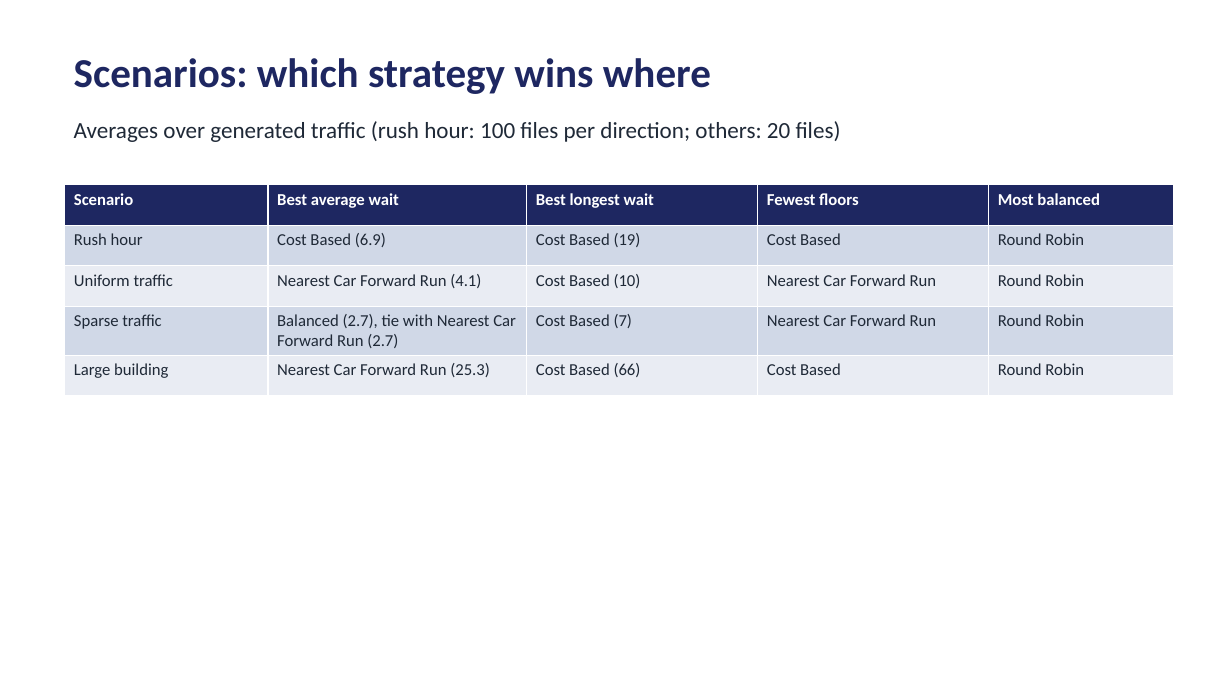
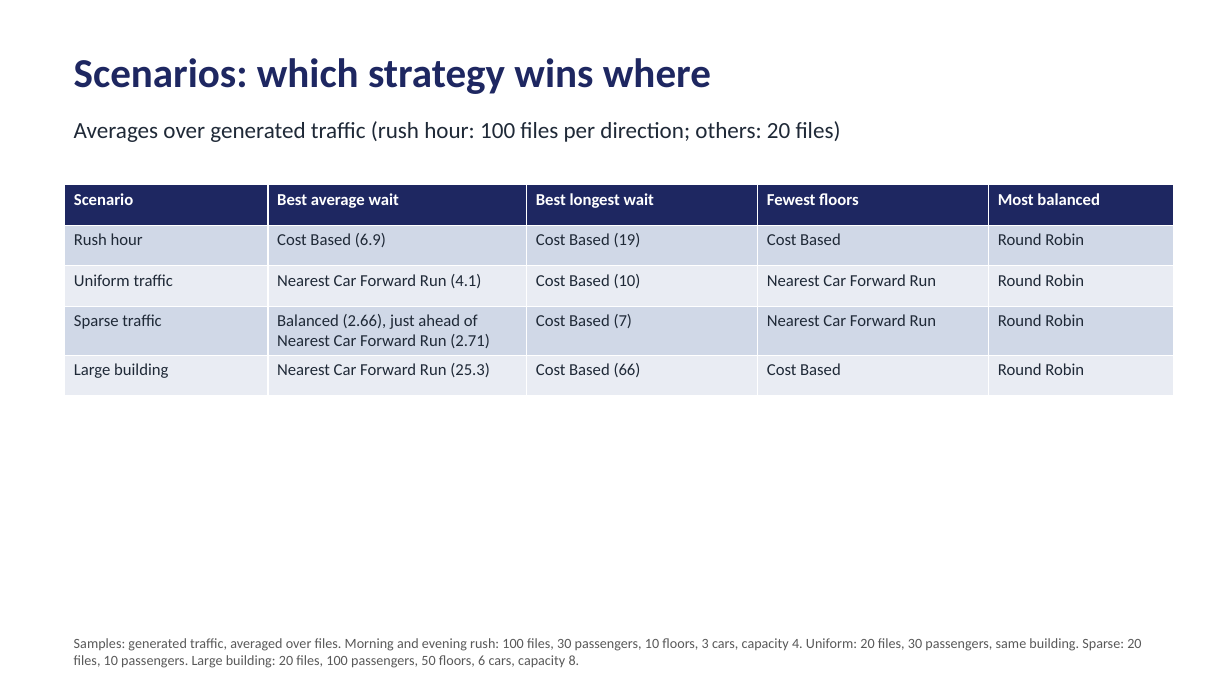
Before and after one commit to yashrajarora/kkr-simulator-python, a slide deck: slide 21 of docs/elevator_strategies_summary.pptx. Drawn at 1232x693 pixels with LibreOffice and Linux fonts; fonts in the diff are those of the drawing. Boxes give left, top, right and bottom in pixels: in the first picture for what was removed or moved away, otherwise in the second. Text is boxed around its words. In the diff, an @@ line names an element or a change of style, - is before the commit and + after.

Commit message:
Changes to nearest car scenario and other sample data changes

```diff
--- a/docs/elevator_strategies_summary.pptx
+++ b/docs/elevator_strategies_summary.pptx
@@ table at [65,185,1174,396] @@
-row 4, column 2: Balanced (2.7), tie with Nearest Car Forward Run (2.7)
+row 4, column 2: Balanced (2.66), just ahead of Nearest Car Forward Run (2.71)
@@ text added at [74,638,1141,668], 11 pt, text #595959 @@
+Samples: generated traffic, averaged over files. Morning and evening rush: 100 files, 30 passengers, 10 floors, 3 cars, capacity 4. Uniform: 20 files, 30 passengers, same building. Sparse: 20 files, 10 passengers. Large building: 20 files, 100 passengers, 50 floors, 6 cars, capacity 8.
```
Also in this commit, not shown: 10 other slides changed, 6 slides added, 13 other files.
